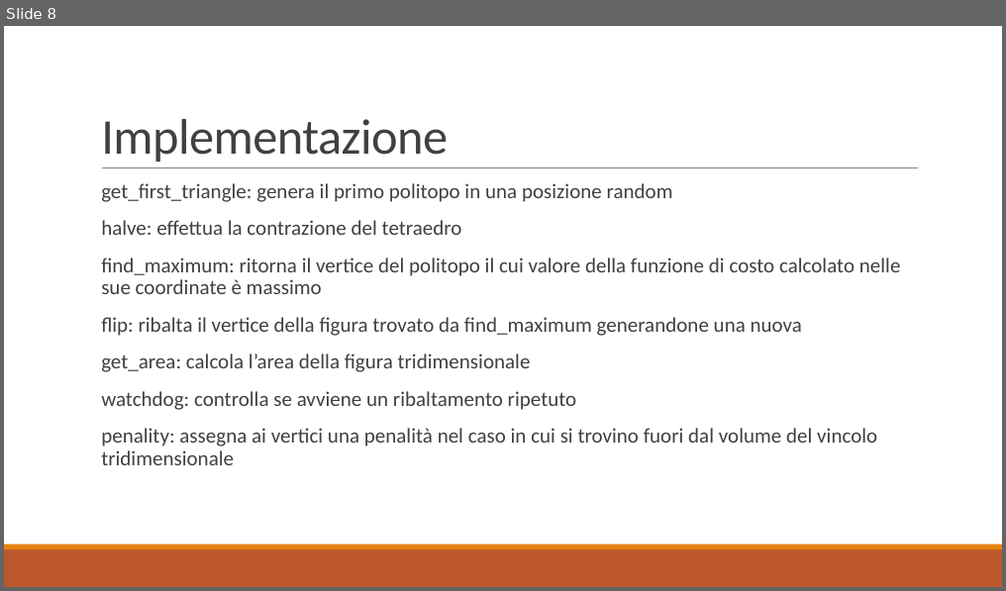
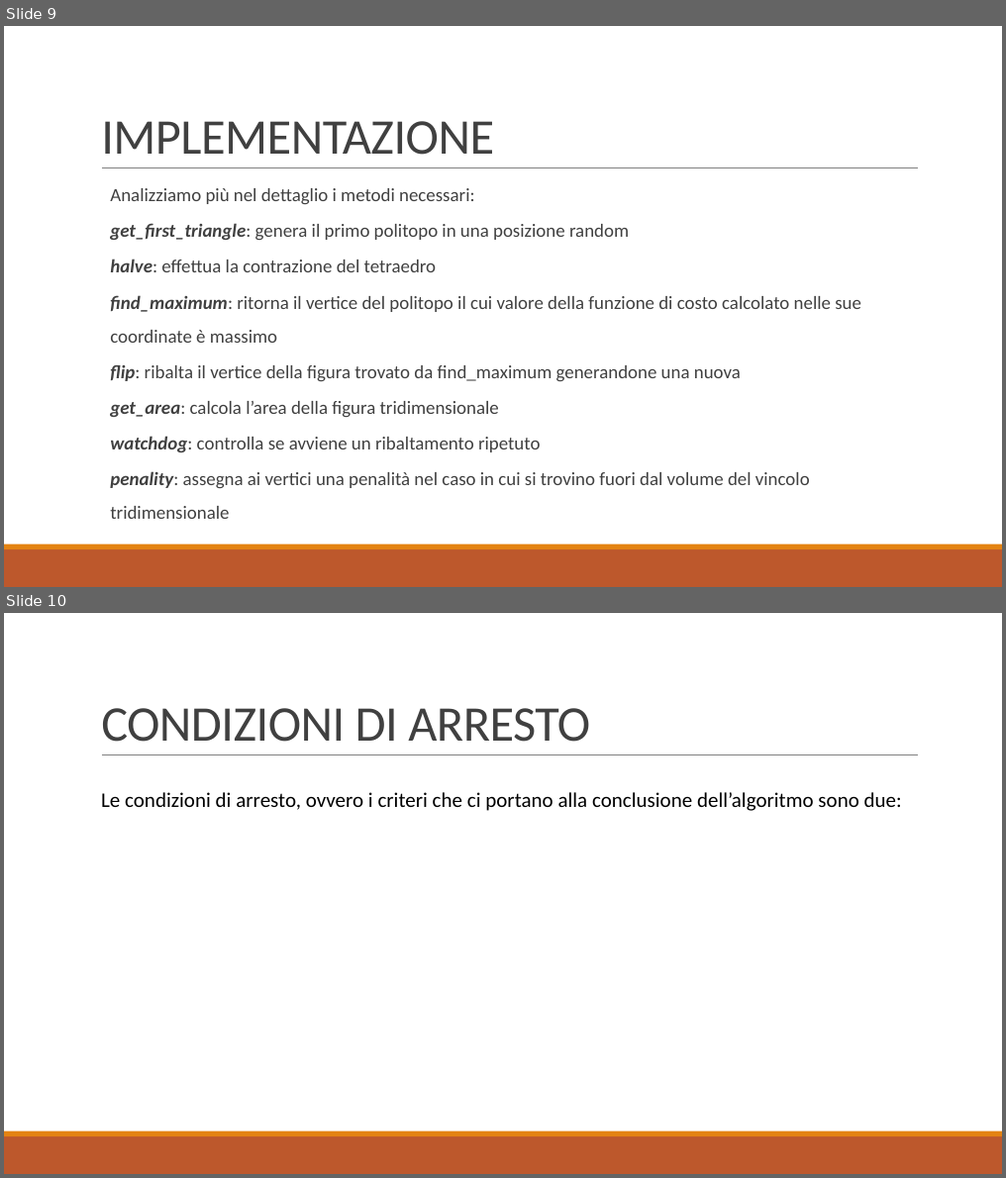
Before and after one commit to baldimario/Simplex, a slide deck: IDENTICAZIONE SISTEMA DI CARICHE PUNTIFORMI DA MISURE DI.pptx. Shown one above the other, each under a label of ours: slide 8 before the commit, slides 9 and 10 after it. The pictures are 1006x591 and 1006x1178 pixels, drawn with LibreOffice and Linux fonts; fonts in the diff are those of the drawing; grey boxes stand for pictures. Boxes give left, top, right and bottom in pixels: in the first picture for what was removed or moved away, otherwise in the second. Text is boxed around its words. In the diff, an @@ line names an element or a change of style, - is before the commit and + after.

```diff
--- a/IDENTICAZIONE SISTEMA DI CARICHE PUNTIFORMI DA MISURE DI.pptx
+++ b/IDENTICAZIONE SISTEMA DI CARICHE PUNTIFORMI DA MISURE DI.pptx
@@ slide 10 added at [4,613,1002,1174], background #FFFFFF; not listed: 3 template elements that a slide beside it also shows @@
@@ title added at [101,708,590,742], 48 pt, text #404040 @@
+CONDIZIONI DI ARRESTO
@@ text added at [101,792,902,811], 20 pt, text #000000 @@
+Le condizioni di arresto, ovvero i criteri che ci portano alla conclusione dell’algoritmo sono due:
@@ what was slide 8 is now slide 9 @@
@@ slide 9 changed as well @@
@@ title at [101,121,494,155]: text changed @@
-Implementazione
+IMPLEMENTAZIONE
@@ text "Analizziamo più nel dettaglio i ...": place and size @@
-text "Analizziamo più nel dettaglio i ..." at [101,183,901,466]
+text "Analizziamo più nel dettaglio i ..." at [110,188,861,519]
@@ text at [110,188,474,204]: paragraph added @@
+  Analizziamo più nel dettaglio i metodi necessari:
@@ text at [110,223,861,519]: size 20 to 18 pt; bold on, italic on in "get_first_triangle:", "halve:", "find_maximum:", "flip:" and 3 more places; bullet   to none; list level 1 to 2 in "get_first_triangle: genera il primo politopo ..."; line spacing 0.9 to 1.5; list level 1 to 2 in "halve: effettua la contrazione del ..."; list level 1 to 2 in "find_maximum: ritorna il vertice del ..."; list level 1 to 2 in "flip: ribalta il vertice della ..."; list level 1 to 2 in "get_area: calcola l’area della figura ..."; list level 1 to 2 in "watchdog: controlla se avviene un ..."; list level 1 to 2 in "penality: assegna ai vertici una ..." @@
```
Also in this commit, not shown: 8 other slides changed, 2 other slides added, 2 slides removed, 2 other files.
